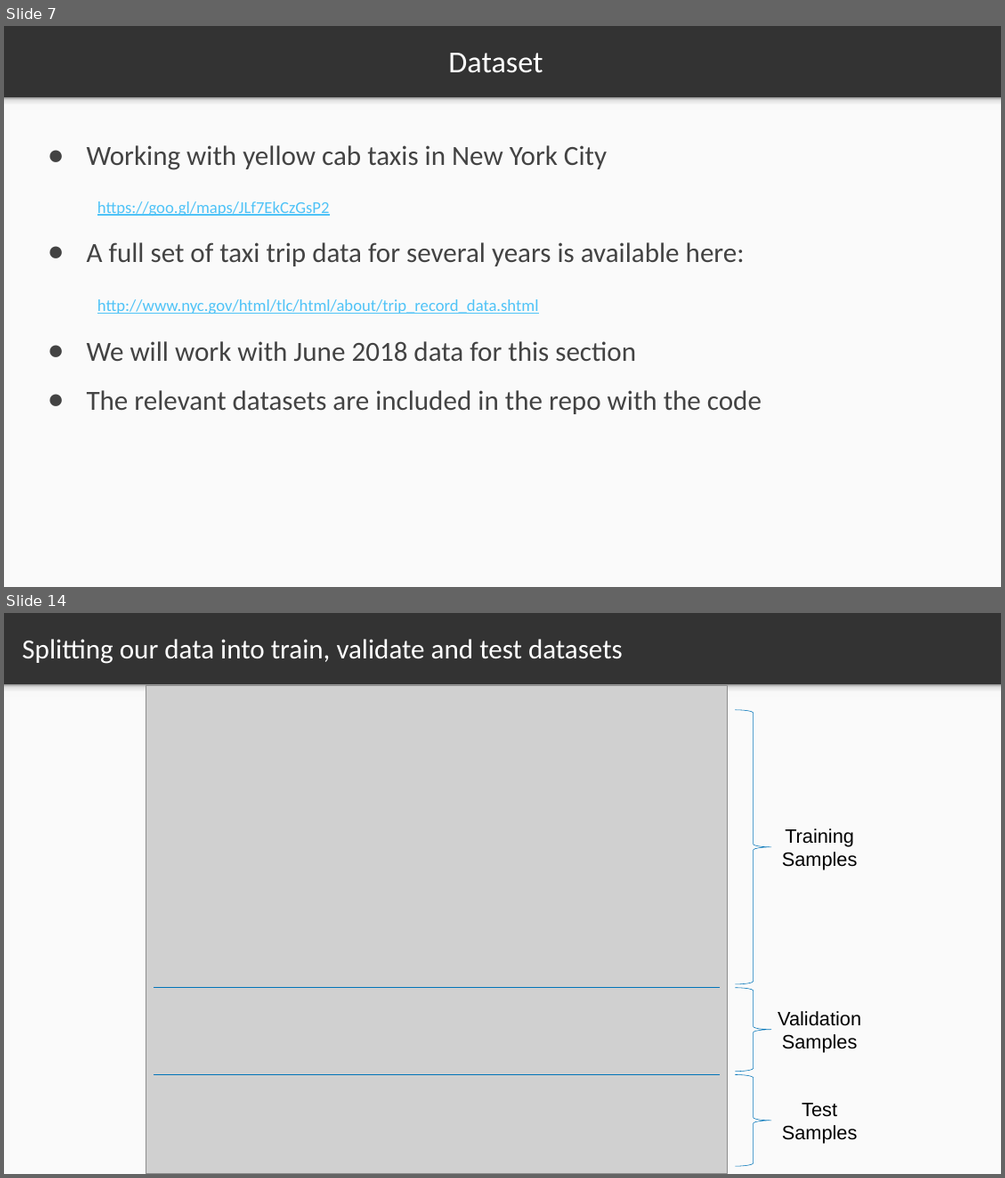
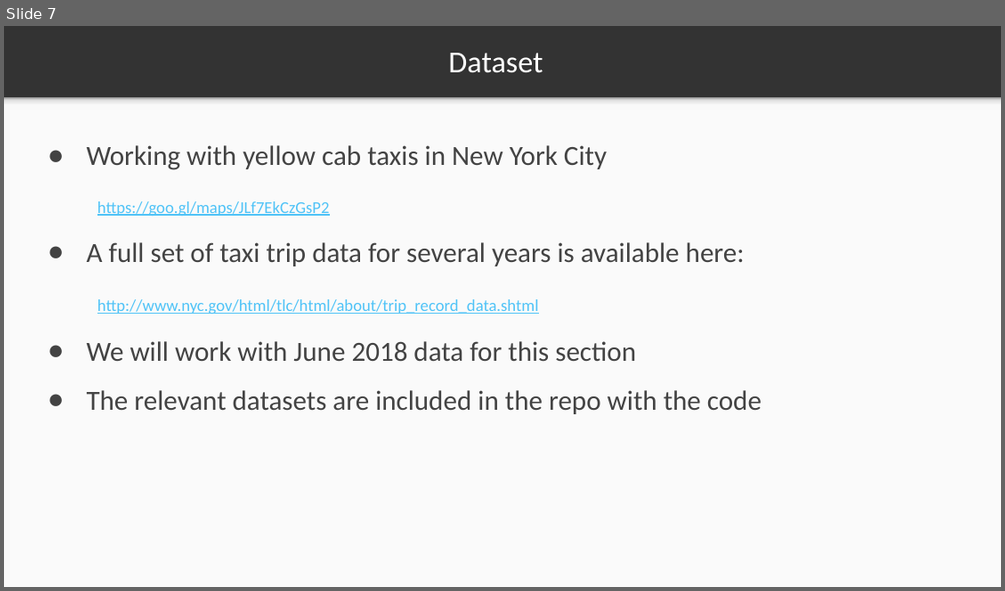
Before and after one commit to markstrefford/1.-Learning-Python-AI-by-Example, a slide deck: 3. Predicting Taxi Ride Duration/Slides/3.1.pptx. Shown one above the other, each under a label of ours: slides 7 and 14 before the commit, slide 7 after it; the slides between them are not shown. The pictures are 1005x1178 and 1005x591 pixels, drawn with LibreOffice and Linux fonts; fonts in the diff are those of the drawing; grey boxes stand for pictures. Boxes give left, top, right and bottom in pixels: in the first picture for what was removed or moved away, otherwise in the second. Text is boxed around its words. In the diff, an @@ line names an element or a change of style, - is before the commit and + after.

```diff
--- a/3. Predicting Taxi Ride Duration/Slides/3.1.pptx
+++ b/3. Predicting Taxi Ride Duration/Slides/3.1.pptx
@@ slide 14 removed at (x1=4, y1=613, x2=1001, y2=1174), background #333333; not listed: 2 template elements that a slide beside it also shows @@
@@ title removed at (x1=22, y1=639, x2=623, y2=664) @@
-Splitting our data into train, validate and test datasets
@@ picture removed at (x1=146, y1=685, x2=728, y2=1173) @@
@@ right brace removed at (x1=736, y1=710, x2=771, y2=984) @@
@@ text removed at (x1=782, y1=828, x2=858, y2=870) @@
-Training Samples
@@ line removed from (720, 988) to (154, 988) @@
@@ right brace removed at (x1=736, y1=988, x2=771, y2=1071) @@
@@ text removed at (x1=777, y1=1011, x2=861, y2=1052) @@
-Validation Samples
@@ line removed from (720, 1074) to (154, 1074) @@
@@ right brace removed at (x1=736, y1=1074, x2=771, y2=1165) @@
@@ text removed at (x1=782, y1=1103, x2=858, y2=1143) @@
-Test
-Samples
```
Also in this commit, not shown: 1 slide changed, 15 other slides removed, 5 other files.
